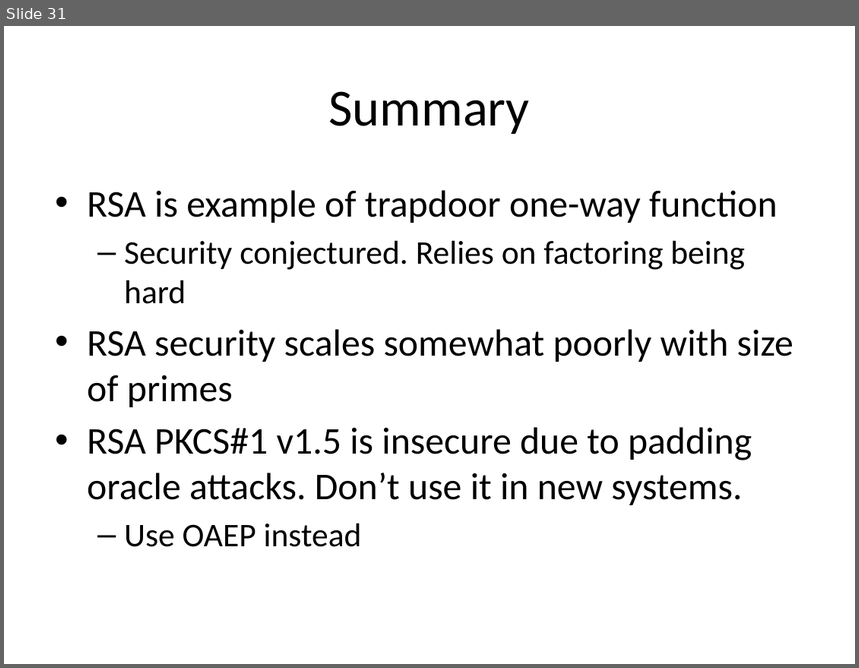
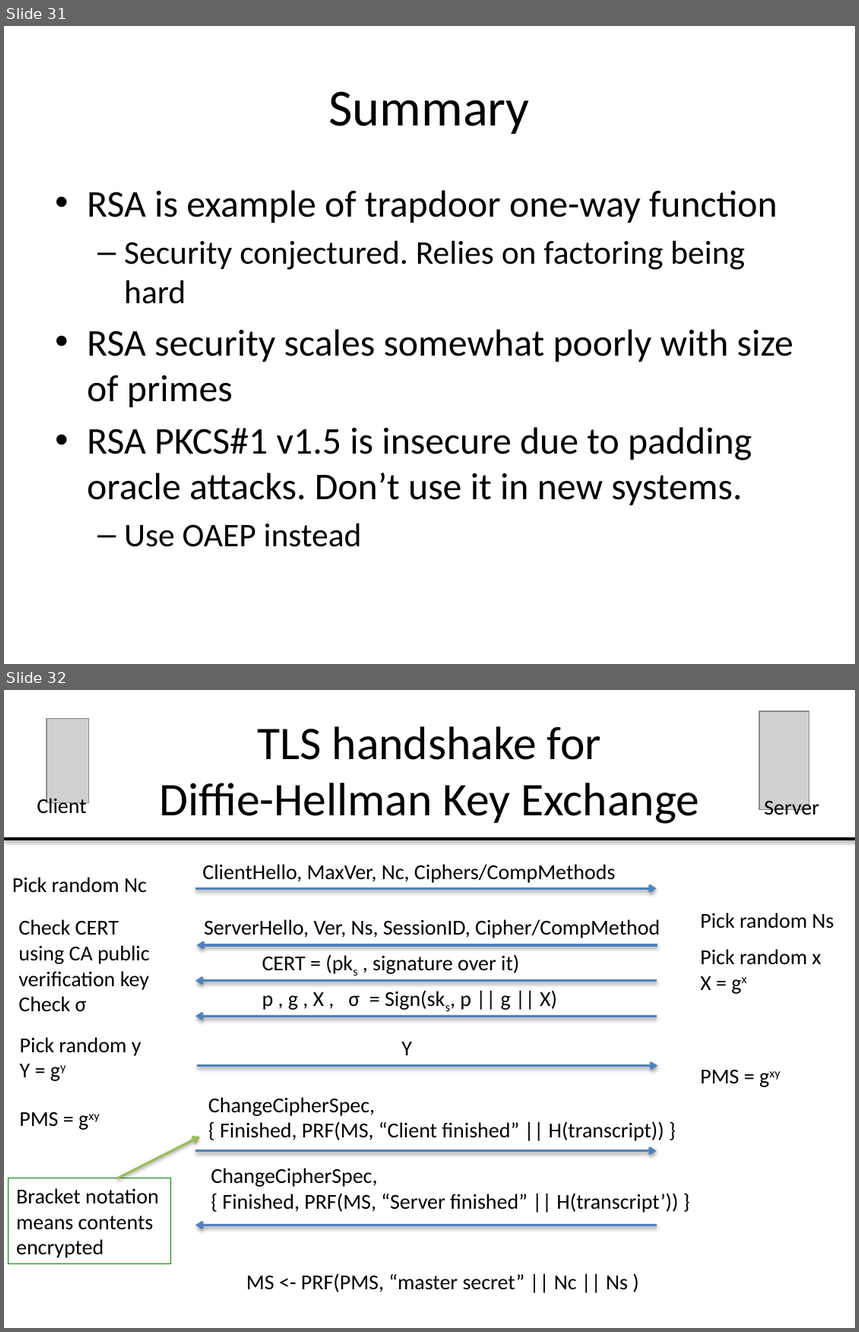
Before and after one commit to varunnagpaal/CS5830-Spring16, a slide deck: slides/rsa.pptx. Shown one above the other, each under a label of ours: slide 31 before the commit, slides 31 and 32 after it. The pictures are 859x668 and 859x1332 pixels, drawn with LibreOffice and Linux fonts; fonts in the diff are those of the drawing; grey boxes stand for pictures. Boxes give left, top, right and bottom in pixels: in the first picture for what was removed or moved away, otherwise in the second. Text is boxed around its words. In the diff, an @@ line names an element or a change of style, - is before the commit and + after.

```diff
--- a/slides/rsa.pptx
+++ b/slides/rsa.pptx
@@ slide 32 added at (x1=4, y1=690, x2=855, y2=1328), background #FFFFFF @@
@@ picture added at (x1=759, y1=711, x2=808, y2=809) @@
@@ picture added at (x1=47, y1=718, x2=89, y2=802) @@
@@ title added at (x1=159, y1=726, x2=700, y2=824), 39.6 pt, text #000000 @@
+TLS handshake for
+Diffie-Hellman Key Exchange
@@ text added at (x1=37, y1=796, x2=86, y2=813), 18 pt, text #000000 @@
+Client
@@ text added at (x1=764, y1=796, x2=819, y2=819), 18 pt, text #000000 @@
+Server
@@ line added from (4, 839) to (855, 839), #000000 2 pt @@
@@ text added at (x1=202, y1=864, x2=615, y2=883), 18 pt, text #000000 @@
+ClientHello, MaxVer, Nc, Ciphers/CompMethods
@@ text added at (x1=12, y1=877, x2=147, y2=893), 18 pt, text #000000 @@
+Pick random Nc
@@ arrow added from (196, 888) to (657, 888), #4F81BD 2 pt @@
@@ text added at (x1=700, y1=913, x2=834, y2=929), 18 pt, text #000000 @@
+Pick random Ns
@@ text added at (x1=18, y1=920, x2=150, y2=1012), 18 pt, text #000000 @@
+Check CERT
+using CA public
+verification key
+Check σ
@@ text added at (x1=204, y1=920, x2=660, y2=939), 18 pt, text #000000 @@
+ServerHello, Ver, Ns, SessionID, Cipher/CompMethod
@@ arrow added from (658, 945) to (196, 945), #4F81BD 2 pt @@
@@ text added at (x1=262, y1=954, x2=519, y2=974), 18 pt, text #000000 @@
+CERT = (pks , signature over it)
@@ text added at (x1=700, y1=949, x2=821, y2=990), 18 pt, text #000000 @@
+Pick random x
+X = gx
@@ arrow added from (657, 981) to (196, 981), #4F81BD 2 pt @@
@@ text added at (x1=262, y1=990, x2=557, y2=1010), 18 pt, text #000000 @@
+p , g , X , σ = Sign(sks, p || g || X)
@@ arrow added from (657, 1016) to (196, 1016), #4F81BD 2 pt @@
@@ text added at (x1=20, y1=1037, x2=142, y2=1078), 18 pt, text #000000 @@
+Pick random y
+Y = gy
@@ text added at (x1=401, y1=1042, x2=412, y2=1056), 18 pt, text #000000 @@
+Y
@@ arrow added from (196, 1066) to (658, 1066), #4F81BD 2 pt @@
@@ text added at (x1=700, y1=1070, x2=739, y2=1084), 18 pt, text #000000 @@
+PMS = gxy
@@ text added at (x1=208, y1=1097, x2=664, y2=1141), 18 pt, text #000000 @@
+ChangeCipherSpec,
+{ Finished, PRF(MS, “Client finished” || H(transcript)) }
@@ text added at (x1=19, y1=1113, x2=58, y2=1127), 18 pt, text #000000 @@
+PMS = gxy
@@ arrow added from (117, 1179) to (200, 1137), #9BBB59 2 pt @@
@@ arrow added from (196, 1151) to (657, 1151), #4F81BD 2 pt @@
@@ text added at (x1=211, y1=1168, x2=678, y2=1213), 18 pt, text #000000 @@
+ChangeCipherSpec,
+{ Finished, PRF(MS, “Server finished” || H(transcript’)) }
@@ rectangle added at (x1=9, y1=1179, x2=171, y2=1265), outline #008000 0.75 pt, 18 pt, text #000000 @@
+Bracket notation
+means contents
+encrypted
@@ arrow added from (657, 1225) to (196, 1225), #4F81BD 2 pt @@
@@ text added at (x1=246, y1=1274, x2=628, y2=1293), 18 pt, text #000000 @@
+MS <- PRF(PMS, “master secret” || Nc || Ns )
```
Also in this commit, not shown: 8 other slides added, 2 other files.
